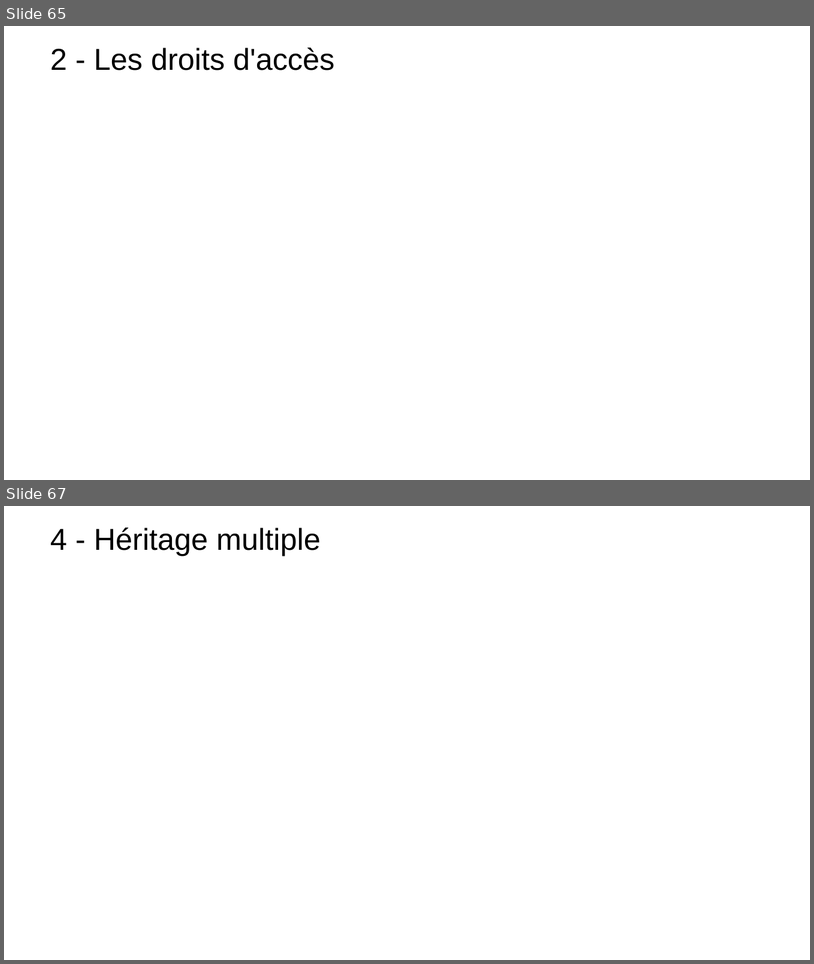
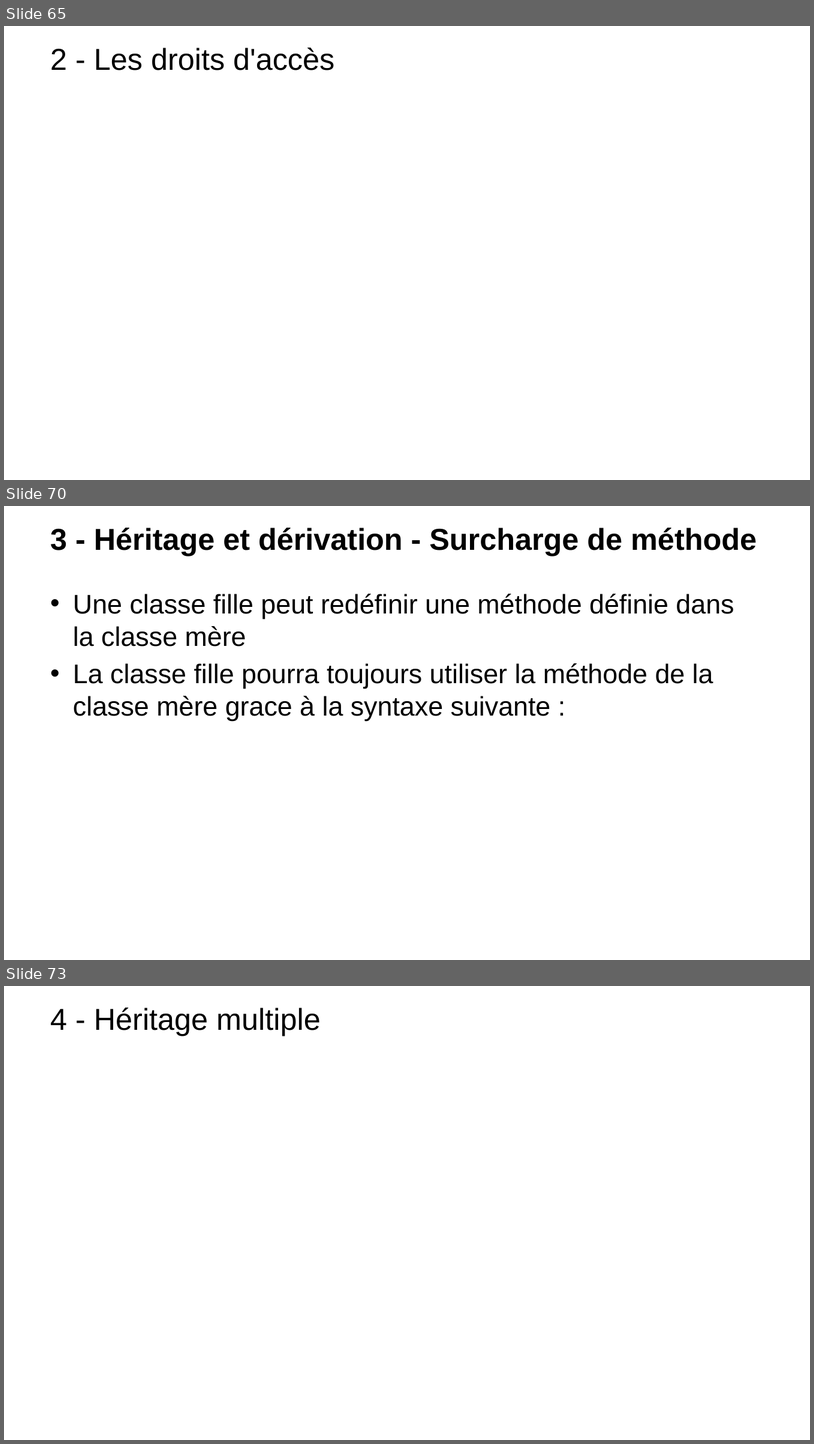
Before and after one commit to t-tortosa/cppCourses, a slide deck: POO.pptx. Shown one above the other, each under a label of ours: slides 65 and 67 before the commit, slides 65, 70 and 73 after it; the slides between them are not shown. The pictures are 814x964 and 814x1444 pixels, drawn with LibreOffice and Linux fonts; fonts in the diff are those of the drawing; background and template pictures are left out. Boxes give left, top, right and bottom in pixels: in the first picture for what was removed or moved away, otherwise in the second. Text is boxed around its words. In the diff, an @@ line names an element or a change of style, - is before the commit and + after.

```diff
--- a/POO.pptx
+++ b/POO.pptx
@@ slide 70 added at (x1=4, y1=506, x2=810, y2=960), background picture (left out) @@
@@ title added at (x1=50, y1=528, x2=757, y2=556), 36 pt, text #000000, bold @@
+3 - Héritage et dérivation - Surcharge de méthode
@@ text added at (x1=73, y1=594, x2=734, y2=721), 32 pt, text #000000 @@
+• Une classe fille peut redéfinir une méthode définie dans la classe mère
+• La classe fille pourra toujours utiliser la méthode de la classe mère grace à la syntaxe suivante :
@@ what was slide 67 is now slide 73 @@
```
Also in this commit, not shown: 3 slides changed, 5 other slides added, 3 other files.
